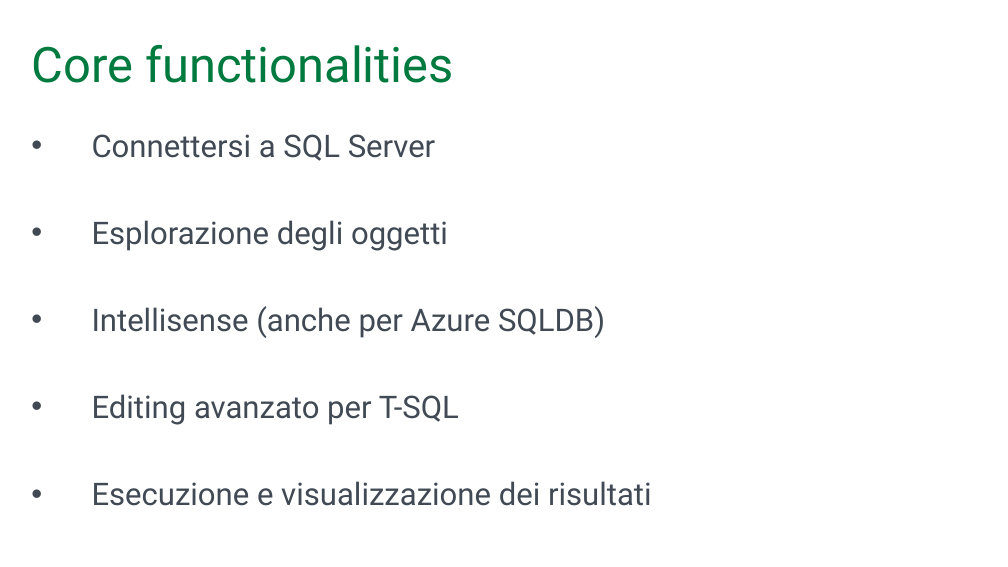
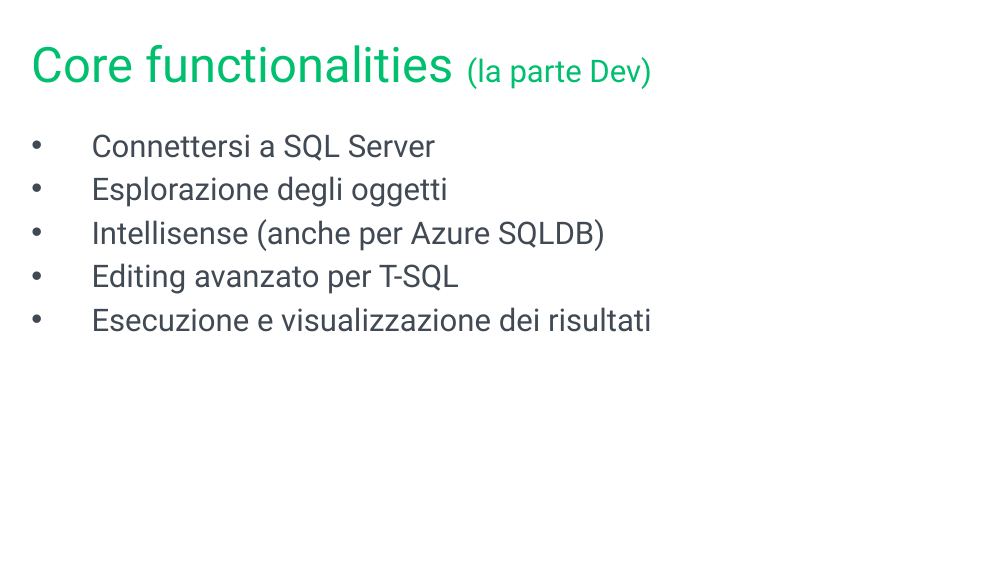
Before and after one commit to mrg3d/demo-opsstudio-repo, a slide deck: slide 12 of Introducing SQL Operations Studio.pptx (slide 13 before the commit). Drawn at 1008x567 pixels with LibreOffice and Linux fonts; fonts in the diff are those of the drawing; background and template pictures are left out. Boxes give left, top, right and bottom in pixels: in the first picture for what was removed or moved away, otherwise in the second. Text is boxed around its words. In the diff, an @@ line names an element or a change of style, - is before the commit and + after.

```diff
--- a/Introducing SQL Operations Studio.pptx
+++ b/Introducing SQL Operations Studio.pptx
@@ title at box(32, 45, 652, 89): text changed; text colour #007A3E to #00BF6F @@
-Core functionalities
+Core functionalities (la parte Dev)
@@ text "Connettersi a SQL Server" rewrapped from box(92, 134, 652, 506) to box(92, 134, 652, 332) @@
```
Also in this commit, not shown: 16 other slides changed, 8 slides added, 4 slides removed.
